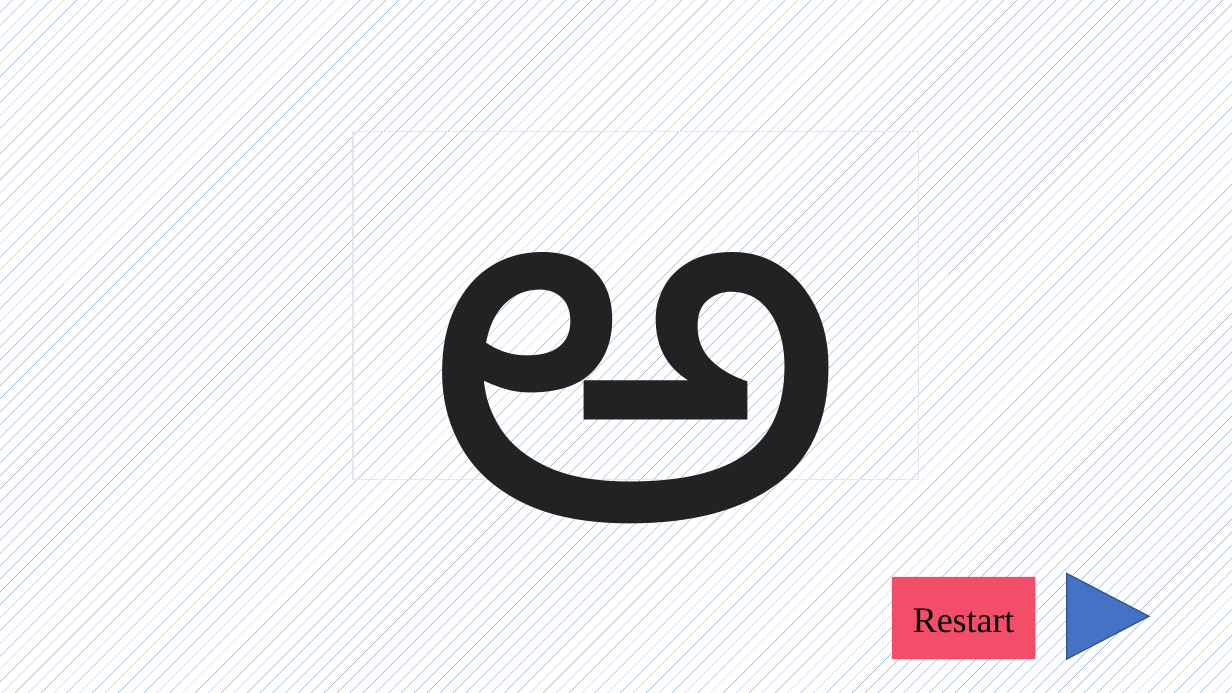
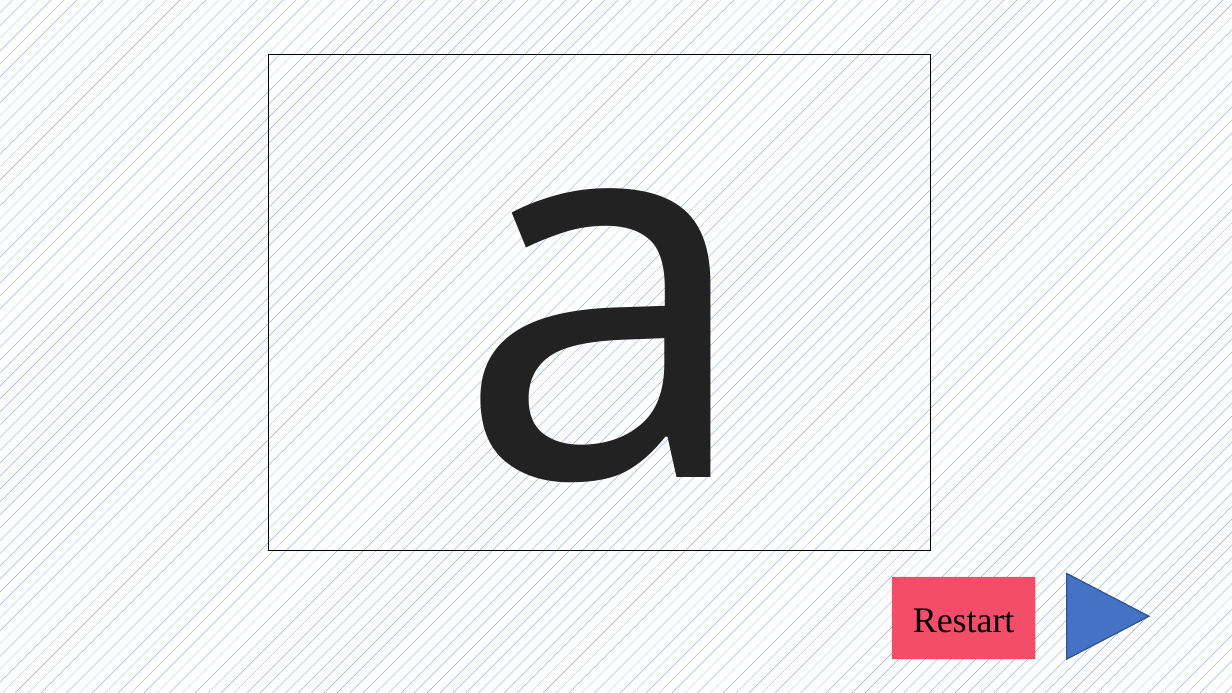
Before and after one commit to rlingineni/airppt, a slide deck: slide 2 of TeluguApp.pptx. Drawn at 1232x693 pixels with LibreOffice and Linux fonts; fonts in the diff are those of the drawing. Boxes give left, top, right and bottom in pixels: in the first picture for what was removed or moved away, otherwise in the second. Text is boxed around its words. In the diff, an @@ line names an element or a change of style, - is before the commit and + after.

```diff
--- a/TeluguApp.pptx
+++ b/TeluguApp.pptx
@@ text added at (x1=456, y1=0, x2=753, y2=609), 413 pt, text #222222 @@
+a
@@ rectangle added at (x1=268, y1=55, x2=930, y2=551), outline #000000 1 pt @@
@@ rectangle removed at (x1=353, y1=131, x2=919, y2=480) @@
-అ
```
Also in this commit, not shown: 17 other files.
